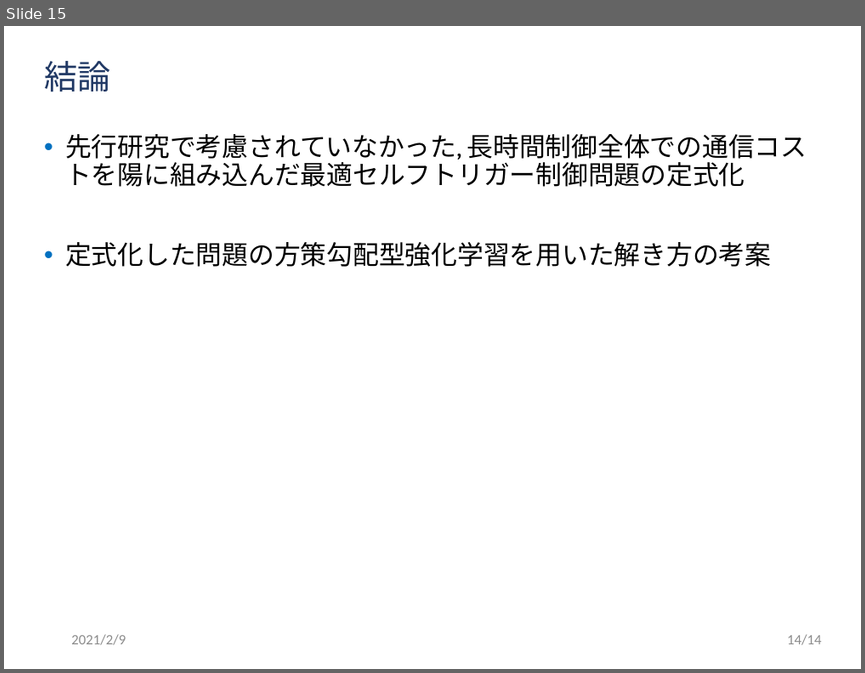
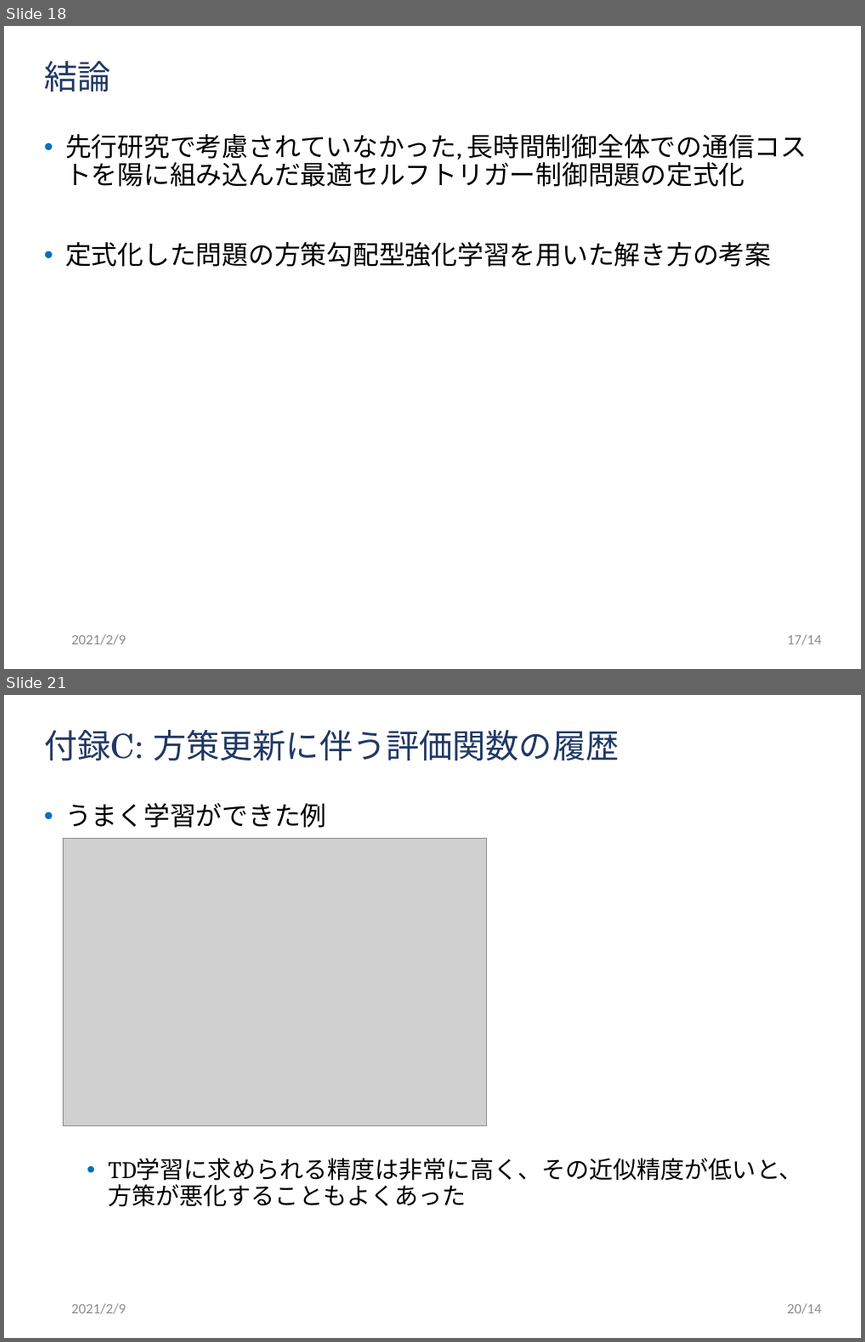
Before and after one commit to ibuki1024/thesis, a slide deck: slide/master.pptx. Shown one above the other, each under a label of ours: slide 15 before the commit, slides 18 and 21 after it; the slides between them are not shown. The pictures are 865x673 and 865x1342 pixels, drawn with LibreOffice and Linux fonts; fonts in the diff are those of the drawing; grey boxes stand for pictures; background and template pictures are left out. Boxes give left, top, right and bottom in pixels: in the first picture for what was removed or moved away, otherwise in the second. Text is boxed around its words. In the diff, an @@ line names an element or a change of style, - is before the commit and + after.

```diff
--- a/slide/master.pptx
+++ b/slide/master.pptx
@@ slide 21 added at (x1=4, y1=695, x2=861, y2=1338), background #FFFFFF @@
@@ title added at (x1=44, y1=730, x2=619, y2=761), 28 pt, text #203864 @@
+付録C: 方策更新に伴う評価関数の履歴
@@ text added at (x1=65, y1=803, x2=803, y2=1207), 20 pt, text #000000 @@
+• うまく学習ができた例
+  • TD学習に求められる精度は非常に高く、その近似精度が低いと、方策が悪化することもよくあった
@@ picture added at (x1=64, y1=839, x2=488, y2=1126) @@
@@ text added at (x1=71, y1=1303, x2=126, y2=1314), 12 pt, text #8C8C8C @@
+2021/2/9
@@ page number added at (x1=787, y1=1303, x2=821, y2=1314), 12 pt, text #8C8C8C @@
+20/14
@@ what was slide 15 is now slide 18 @@
@@ page number at (x1=787, y1=634, x2=821, y2=645): text changed @@
-14/14
+17/14
```
Also in this commit, not shown: 6 slides changed, 3 other slides added, 1 slide removed, 4 other files.
